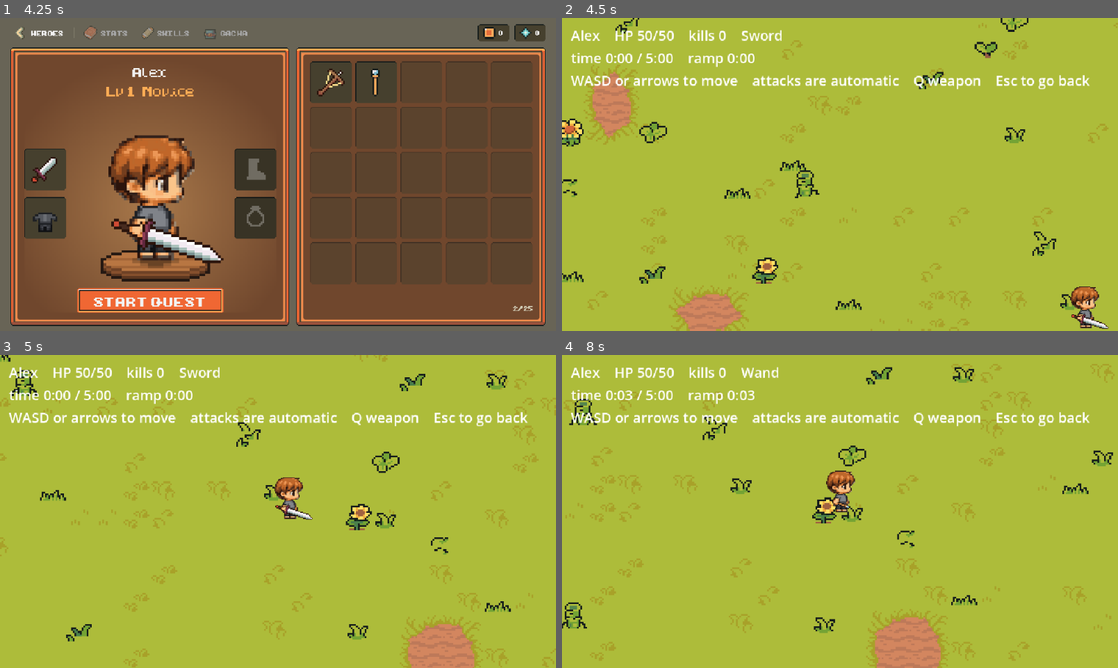
Above: before the commit, frames 1-4 (two rows, left to right).
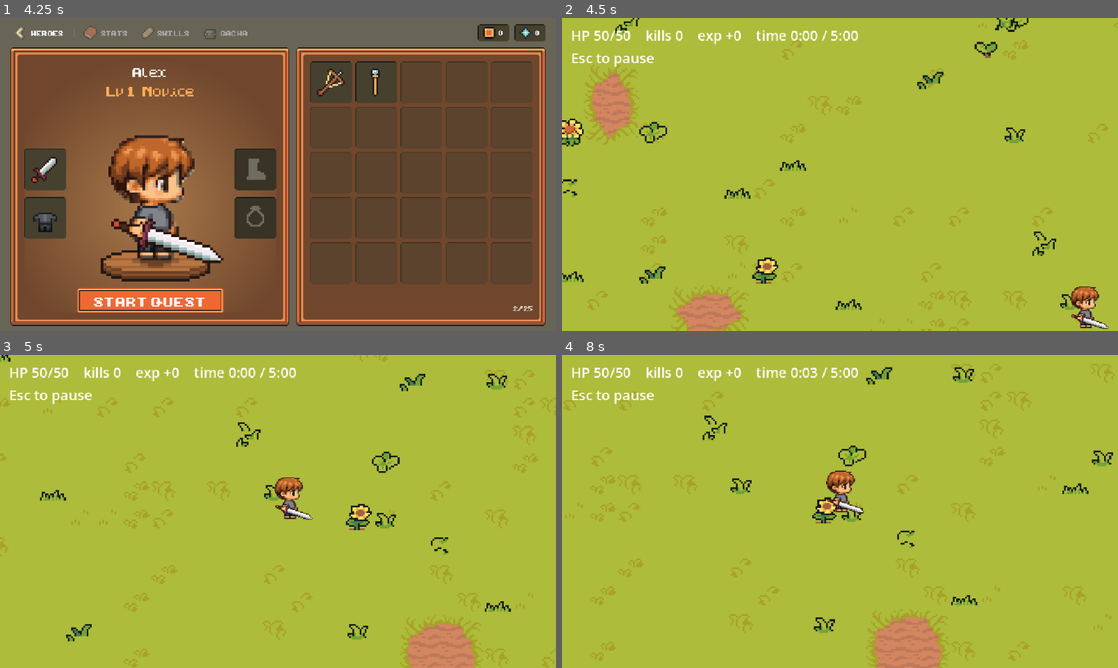
Above: after the commit, the same moments.

Repository: tthung1997/miniquest
Game: Godot game, scene res://scenes/main.tscn
Two runs of this game, one before a commit and one after it. Both use one fixed random seed, a clock stepped at 60 frames per second and the inputs below.
Inputs (mouse positions are in pixels of both pictures, inside the frame that each line leads up to):
- Up to frame 1 (4.25 s): click "+ NEW HERO" at 0.5 s; click (278, 177) at 1.27 s; type "Alex" at 1.35 s; click "+ NEW HERO" at 2 s; click "CREATE" at 2.75 s; click "PLAY" at 3.5 s
- Up to frame 2 (4.5 s): click "START QUEST" at 4.25 s
- Up to frame 3 (5 s): no input
- Up to frame 4 (8 s): tap Enter at 5 s; move the mouse to (962, 495) at 5.02 s; hold D (move_right) 5.03-5.75 s; tap Q at 5.1, 6.8 s; click (962, 495) at 5.17 s; tap Space at 5.27, 5.57 s; drag from (728, 527) to (851, 511) at 5.77 s; move the mouse to (895, 442) at 6.52 s; hold D (move_right) 6.53-7.25 s; tap E at 6.6 s; click (895, 442) at 6.67 s; drag from (812, 574) to (573, 411) at 7.27 s

Frame 1 is identical in both runs. In frame 2, 3.2% of the frame differs, in the area x 1-95%, y 0-58%; in frame 3, 3.1%; in frame 4, 3.4%, in the area x 0-95%, y 3-88%.

Commit message:
Add the arena run with pause, retreat and a results panel
Replace the dev Playground with an ArenaRun scene. A run ends when the hero
survives the quest's duration, dies, or retreats from the pause menu (after a
confirmation); each shows a results panel with the time, kills and experience
earned, then hands a RunResult back to Main, which banks the experience into
the hero and saves. Enemies now carry an experience value.

Co-authored-by: Copilot App <223556219+Copilot@users.noreply.github.com>
Copilot-Session: f24a3e11-bd0c-4a47-b21e-aea8bc2387da

Diff:
--- a/resources/enemies/bamboo.tres
+++ b/resources/enemies/bamboo.tres
@@ -10,3 +10,4 @@
 frames = ExtResource("2_frames")
 max_health = 12.0
 speed = 38.0
+experience = 2
--- a/scenes/dev/playground.tscn
+++ /dev/null
@@ -1,48 +0,0 @@
-[gd_scene format=3 uid="uid://8gpx8i1pf80i"]
-
-[ext_resource type="Script" uid="uid://y125nri5fxcv" path="res://scripts/dev/playground.gd" id="1_cp0t2"]
-[ext_resource type="PackedScene" uid="uid://dj41ukjd6bc1x" path="res://scenes/hero.tscn" id="2_7qj6t"]
-[ext_resource type="PackedScene" path="res://scenes/arena/meadow.tscn" id="3_meadow"]
-[ext_resource type="PackedScene" path="res://scenes/enemies/enemy.tscn" id="4_enemy"]
-[ext_resource type="Resource" path="res://resources/enemies/bamboo.tres" id="5_bamboo"]
-[ext_resource type="Script" path="res://scripts/quests/run_director.gd" id="6_director"]
-[ext_resource type="Resource" path="res://resources/quests/meadow_run.tres" id="7_quest"]
-
-[node name="Playground" type="Node2D" unique_id=779494191]
-y_sort_enabled = true
-script = ExtResource("1_cp0t2")
-
-[node name="Meadow" parent="." instance=ExtResource("3_meadow")]
-
-[node name="Hero" parent="." unique_id=839245312 instance=ExtResource("2_7qj6t")]
-
-[node name="Camera" type="Camera2D" parent="Hero" unique_id=1826127716]
-limit_smoothed = true
-position_smoothing_enabled = true
-position_smoothing_speed = 6.0
-
-[node name="Projectiles" type="Node2D" parent="."]
-z_index = 1
-
-[node name="RunDirector" type="Node" parent="." node_paths=PackedStringArray("hero", "arena", "enemy_parent")]
-script = ExtResource("6_director")
-quest = ExtResource("7_quest")
-enemy_scene = ExtResource("4_enemy")
-enemy_data = ExtResource("5_bamboo")
-hero = NodePath("../Hero")
-arena = NodePath("../Meadow")
-enemy_parent = NodePath("..")
-
-[node name="HUD" type="CanvasLayer" parent="." unique_id=354693256]
-
-[node name="Root" type="Control" parent="HUD" unique_id=1893908771]
-layout_mode = 3
-anchors_preset = 0
-mouse_filter = 2
-
-[node name="Readout" type="Label" parent="HUD/Root" unique_id=216641022]
-layout_mode = 0
-offset_left = 10.0
-offset_top = 8.0
-offset_right = 430.0
-offset_bottom = 70.0
--- a/scenes/main.tscn
+++ b/scenes/main.tscn
@@ -2,11 +2,11 @@
 
 [ext_resource type="Script" path="res://scripts/main.gd" id="1_main"]
 [ext_resource type="PackedScene" path="res://scenes/ui/character_select.tscn" id="2_select"]
-[ext_resource type="PackedScene" uid="uid://8gpx8i1pf80i" path="res://scenes/dev/playground.tscn" id="3_playground"]
+[ext_resource type="PackedScene" path="res://scenes/quests/arena_run.tscn" id="3_arena_run"]
 [ext_resource type="PackedScene" path="res://scenes/ui/hub.tscn" id="4_hub"]
 
 [node name="Main" type="Node"]
 script = ExtResource("1_main")
 character_select_scene = ExtResource("2_select")
 hub_scene = ExtResource("4_hub")
-playground_scene = ExtResource("3_playground")
+arena_run_scene = ExtResource("3_arena_run")
--- /dev/null
+++ b/scenes/quests/arena_run.tscn
@@ -0,0 +1,64 @@
+[gd_scene format=3]
+
+[ext_resource type="Script" path="res://scripts/quests/arena_run.gd" id="1_run"]
+[ext_resource type="PackedScene" uid="uid://dj41ukjd6bc1x" path="res://scenes/hero.tscn" id="2_hero"]
+[ext_resource type="PackedScene" path="res://scenes/arena/meadow.tscn" id="3_meadow"]
+[ext_resource type="PackedScene" path="res://scenes/enemies/enemy.tscn" id="4_enemy"]
+[ext_resource type="Resource" path="res://resources/enemies/bamboo.tres" id="5_bamboo"]
+[ext_resource type="Script" path="res://scripts/quests/run_director.gd" id="6_director"]
+[ext_resource type="Resource" path="res://resources/quests/meadow_run.tres" id="7_quest"]
+[ext_resource type="PackedScene" path="res://scenes/ui/pause_menu.tscn" id="8_pause"]
+[ext_resource type="PackedScene" path="res://scenes/ui/confirm_dialog.tscn" id="9_confirm"]
+[ext_resource type="PackedScene" path="res://scenes/ui/run_end_panel.tscn" id="10_end"]
+
+[node name="ArenaRun" type="Node2D"]
+y_sort_enabled = true
+script = ExtResource("1_run")
+
+[node name="Meadow" parent="." instance=ExtResource("3_meadow")]
+
+[node name="Hero" parent="." instance=ExtResource("2_hero")]
+
+[node name="Camera" type="Camera2D" parent="Hero"]
+limit_smoothed = true
+position_smoothing_enabled = true
+position_smoothing_speed = 6.0
+
+[node name="Projectiles" type="Node2D" parent="."]
+z_index = 1
+
+[node name="RunDirector" type="Node" parent="." node_paths=PackedStringArray("hero", "arena", "enemy_parent")]
+script = ExtResource("6_director")
+quest = ExtResource("7_quest")
+enemy_scene = ExtResource("4_enemy")
+enemy_data = ExtResource("5_bamboo")
+hero = NodePath("../Hero")
+arena = NodePath("../Meadow")
+enemy_parent = NodePath("..")
+
+[node name="HUD" type="CanvasLayer" parent="."]
+
+[node name="Root" type="Control" parent="HUD"]
+layout_mode = 3
+anchors_preset = 0
+mouse_filter = 2
+
+[node name="Readout" type="Label" parent="HUD/Root"]
+layout_mode = 0
+offset_left = 10.0
+offset_top = 8.0
+offset_right = 430.0
+offset_bottom = 54.0
+
+[node name="Overlay" type="CanvasLayer" parent="."]
+process_mode = 3
+layer = 2
+
+[node name="PauseMenu" parent="Overlay" instance=ExtResource("8_pause")]
+unique_name_in_owner = true
+
+[node name="RetreatDialog" parent="Overlay" instance=ExtResource("9_confirm")]
+unique_name_in_owner = true
+
+[node name="EndPanel" parent="Overlay" instance=ExtResource("10_end")]
+unique_name_in_owner = true
--- a/scenes/ui/hub.tscn
+++ b/scenes/ui/hub.tscn
@@ -296,7 +296,7 @@
 custom_minimum_size = Vector2(168, 28)
 layout_mode = 2
 size_flags_horizontal = 4
-tooltip_text = "Explore the test playground until the arena is ready"
+tooltip_text = "Start the arena run"
 theme_override_font_sizes/font_size = 16
 disabled = true
 text = "START QUEST"
--- /dev/null
+++ b/scenes/ui/pause_menu.tscn
@@ -0,0 +1,59 @@
+[gd_scene format=3]
+
+[ext_resource type="Script" path="res://scripts/ui/pause_menu.gd" id="1_menu"]
+[ext_resource type="Theme" uid="uid://dfkxfcug6tuv3" path="res://resources/ui/wood_theme.tres" id="2_theme"]
+
+[node name="PauseMenu" type="Control"]
+layout_mode = 3
+anchors_preset = 15
+anchor_right = 1.0
+anchor_bottom = 1.0
+grow_horizontal = 2
+grow_vertical = 2
+theme = ExtResource("2_theme")
+script = ExtResource("1_menu")
+
+[node name="Dim" type="ColorRect" parent="."]
+layout_mode = 1
+anchors_preset = 15
+anchor_right = 1.0
+anchor_bottom = 1.0
+grow_horizontal = 2
+grow_vertical = 2
+color = Color(0, 0, 0, 0.6)
+
+[node name="Center" type="CenterContainer" parent="."]
+layout_mode = 1
+anchors_preset = 15
+anchor_right = 1.0
+anchor_bottom = 1.0
+grow_horizontal = 2
+grow_vertical = 2
+mouse_filter = 2
+
+[node name="Panel" type="PanelContainer" parent="Center"]
+custom_minimum_size = Vector2(160, 0)
+layout_mode = 2
+
+[node name="Plate" type="PanelContainer" parent="Center/Panel"]
+layout_mode = 2
+theme_type_variation = &"InteriorPanel"
+
+[node name="Content" type="VBoxContainer" parent="Center/Panel/Plate"]
+layout_mode = 2
+theme_override_constants/separation = 6
+
+[node name="Title" type="Label" parent="Center/Panel/Plate/Content"]
+layout_mode = 2
+text = "PAUSED"
+horizontal_alignment = 1
+
+[node name="ResumeButton" type="Button" parent="Center/Panel/Plate/Content"]
+unique_name_in_owner = true
+layout_mode = 2
+text = "RESUME"
+
+[node name="RetreatButton" type="Button" parent="Center/Panel/Plate/Content"]
+unique_name_in_owner = true
+layout_mode = 2
+text = "RETREAT"
--- /dev/null
+++ b/scenes/ui/run_end_panel.tscn
@@ -0,0 +1,61 @@
+[gd_scene format=3]
+
+[ext_resource type="Script" path="res://scripts/ui/run_end_panel.gd" id="1_panel"]
+[ext_resource type="Theme" uid="uid://dfkxfcug6tuv3" path="res://resources/ui/wood_theme.tres" id="2_theme"]
+
+[node name="RunEndPanel" type="Control"]
+layout_mode = 3
+anchors_preset = 15
+anchor_right = 1.0
+anchor_bottom = 1.0
+grow_horizontal = 2
+grow_vertical = 2
+theme = ExtResource("2_theme")
+script = ExtResource("1_panel")
+
+[node name="Dim" type="ColorRect" parent="."]
+layout_mode = 1
+anchors_preset = 15
+anchor_right = 1.0
+anchor_bottom = 1.0
+grow_horizontal = 2
+grow_vertical = 2
+color = Color(0, 0, 0, 0.6)
+
+[node name="Center" type="CenterContainer" parent="."]
+layout_mode = 1
+anchors_preset = 15
+anchor_right = 1.0
+anchor_bottom = 1.0
+grow_horizontal = 2
+grow_vertical = 2
+mouse_filter = 2
+
+[node name="Panel" type="PanelContainer" parent="Center"]
+custom_minimum_size = Vector2(220, 0)
+layout_mode = 2
+
+[node name="Plate" type="PanelContainer" parent="Center/Panel"]
+layout_mode = 2
+theme_type_variation = &"InteriorPanel"
+
+[node name="Content" type="VBoxContainer" parent="Center/Panel/Plate"]
+layout_mode = 2
+theme_override_constants/separation = 8
+
+[node name="Title" type="Label" parent="Center/Panel/Plate/Content"]
+unique_name_in_owner = true
+layout_mode = 2
+text = "QUEST COMPLETE"
+horizontal_alignment = 1
+
+[node name="Details" type="Label" parent="Center/Panel/Plate/Content"]
+unique_name_in_owner = true
+layout_mode = 2
+text = "Time    0:00 / 5:00"
+horizontal_alignment = 1
+
+[node name="ContinueButton" type="Button" parent="Center/Panel/Plate/Content"]
+unique_name_in_owner = true
+layout_mode = 2
+text = "CONTINUE"
--- a/scripts/dev/playground.gd
+++ /dev/null
@@ -1,141 +0,0 @@
-class_name Playground
-extends Node2D
-## Walkable test area for driving the hero around with the keyboard.
-##
-## The hero walks the meadow arena, which is larger than the 640x360 viewport,
-## so the camera follows and its limits are exercised at the tree line. Not
-## shipped game code; it exists to check movement, facing, animation switching,
-## auto-attack, combat and the run's ramp by hand. The hero attacks on its own,
-## a RunDirector sends enemies in from beyond the screen along the quest's ramp,
-## and Q cycles the weapon.
-
-## Raised when the player asks to leave, so whatever opened this scene can
-## return to the hub. Nothing listens when the scene is run on its own.
-signal back_requested
-
-const WEAPON_IDS: Array[StringName] = [&"sword", &"crossbow", &"wand"]
-
-var _hero_name: String = ""
-var _kills: int = 0
-var _survived: bool = false
-var _run_started: bool = false
-
-@onready var hero: Hero = $Hero
-@onready var _arena: ArenaMap = $Meadow
-@onready var _camera: Camera2D = $Hero/Camera
-## Kept above the y-sorted hero and trees, so shots are never hidden.
-@onready var _projectiles: Node2D = $Projectiles
-@onready var _director: RunDirector = $RunDirector
-@onready var _readout: Label = $HUD/Root/Readout
-
-
-func _ready() -> void:
-	# Run on its own there is no saved hero to dress from, so start armed.
-	if hero.weapon == null:
-		hero.wield(WeaponItem.create(WEAPON_IDS[0]))
-	hero.position = _arena.position + _arena.playable_rect.get_center()
-	var limits: Rect2i = Rect2i(_arena.map_rect)
-	limits.position += Vector2i(_arena.position)
-	_camera.limit_left = limits.position.x
-	_camera.limit_top = limits.position.y
-	_camera.limit_right = limits.end.x
-	_camera.limit_bottom = limits.end.y
-	hero.projectile_released.connect(_on_hero_projectile_released)
-	hero.died.connect(_director.stop)
-	_director.enemy_killed.connect(_on_enemy_killed)
-	_director.survived.connect(_on_run_survived)
-	# A saved hero is shown right after this scene is added, which starts the
-	# run at their level; this only covers the scene being run on its own.
-	_start_standalone_run.call_deferred()
-	_refresh()
-
-
-## Dress the hero as `data`, name them in the readout, and start the run at
-## their level.
-func show_hero(data: HeroData) -> void:
-	_hero_name = data.hero_name
-	hero.apply(data)
-	_start_run(data.level)
-	_refresh()
-
-
-func _process(_delta: float) -> void:
-	_refresh()
-
-
-func _unhandled_input(event: InputEvent) -> void:
-	if event.is_action_pressed(&"ui_cancel") and not event.is_echo():
-		get_viewport().set_input_as_handled()
-		back_requested.emit()
-		return
-
-	if event is InputEventKey and event.is_pressed() and not event.is_echo():
-		var key: InputEventKey = event
-		if key.physical_keycode == KEY_Q:
-			get_viewport().set_input_as_handled()
-			_cycle_weapon()
-
-
-## Step to the next weapon in WEAPON_IDS, starting from the sword when the
-## hero holds nothing or something not in the list.
-func _cycle_weapon() -> void:
-	var index: int = -1
-	if hero.weapon != null:
-		index = WEAPON_IDS.find(hero.weapon.weapon_id)
-	var item: WeaponItem = WeaponItem.create(WEAPON_IDS[(index + 1) % WEAPON_IDS.size()])
-	if item == null:
-		return
-	hero.wield(item)
-	_refresh()
-
-
-func _start_standalone_run() -> void:
-	if not _run_started:
-		_start_run(1)
-
-
-func _start_run(level: int) -> void:
-	_run_started = true
-	_director.start(level)
-
-
-func _on_enemy_killed(_enemy: Enemy) -> void:
-	_kills += 1
-
-
-func _on_run_survived() -> void:
-	_survived = true
-
-
-func _on_hero_projectile_released(projectile: Projectile) -> void:
-	_projectiles.add_child(projectile)
-
-
-func _refresh() -> void:
-	var status: String = "HP %d/%d" % [ceili(hero.health.current), roundi(hero.health.maximum)]
-	if hero.is_dead():
-		status = "DEFEATED"
-	elif _survived:
-		status = "SURVIVED"
-	_readout.text = (
-		"%s%s    kills %d    %s\n"
-		% [
-			"" if _hero_name.is_empty() else _hero_name + "    ",
-			status,
-			_kills,
-			hero.weapon.get_display_name() if hero.weapon != null else "no weapon",
-		]
-		+ "time %s / %s    ramp %s\n"
-		% [
-			_clock(_director.elapsed),
-			_clock(_director.quest.duration),
-			_clock(_director.ramp_time()),
-		]
-		+ "WASD or arrows to move    attacks are automatic    Q weapon    Esc to go back"
-	)
-
-
-## `seconds` as minutes and seconds, such as 4:05.
-func _clock(seconds: float) -> String:
-	var whole: int = floori(seconds)
-	return "%d:%02d" % [floori(whole / 60.0), whole % 60]
--- a/scripts/enemies/enemy_data.gd
+++ b/scripts/enemies/enemy_data.gd
@@ -19,3 +19,7 @@
 @export_range(0.0, 1000.0, 0.5) var contact_damage: float = 5.0
 ## Seconds between one enemy's hits while it keeps touching the hero.
 @export_range(0.1, 5.0, 0.05, "suffix:s") var contact_interval: float = 1.0
+
+@export_group("Rewards")
+## Experience the hero earns for killing one.
+@export_range(0, 1000) var experience: int = 1
--- a/scripts/heroes/hero_data.gd
+++ b/scripts/heroes/hero_data.gd
@@ -129,6 +129,13 @@
 	return true
 
 
+## Add what a finished run earned. Experience is a running total for now;
+## turning it into levels waits for level-up stat growth.
+func bank_run(result: RunResult) -> void:
+	experience += result.experience
+	emit_changed()
+
+
 ## The item worn in `slot`, or null when it is empty.
 func equipped(slot: EquipmentItem.Slot) -> EquipmentItem:
 	match slot:
--- a/scripts/main.gd
+++ b/scripts/main.gd
@@ -8,7 +8,7 @@
 
 @export var character_select_scene: PackedScene
 @export var hub_scene: PackedScene
-@export var playground_scene: PackedScene
+@export var arena_run_scene: PackedScene
 
 var _current: Node = null
 var _slot: int = -1
@@ -16,8 +16,8 @@
 
 
 func _ready() -> void:
-	if character_select_scene == null or hub_scene == null or playground_scene == null:
-		push_error("Main: CharacterSelect, Hub and Playground scenes must be wired.")
+	if character_select_scene == null or hub_scene == null or arena_run_scene == null:
+		push_error("Main: CharacterSelect, Hub and ArenaRun scenes must be wired.")
 		return
 	_show_character_select()
 
@@ -51,20 +51,27 @@
 		return
 	hub.show_hero(_hero)
 	hub.hero_changed.connect(_save_hero)
-	hub.quest_requested.connect(_show_playground)
+	hub.quest_requested.connect(_show_arena_run)
 	hub.change_hero_requested.connect(_show_character_select)
 	_swap_to(hub)
 
 
-func _show_playground() -> void:
-	var playground: Node = playground_scene.instantiate()
-	if playground is not Playground:
-		push_error("Main: playground_scene must have a Playground root.")
-		playground.free()
+func _show_arena_run() -> void:
+	var run: Node = arena_run_scene.instantiate()
+	if run is not ArenaRun:
+		push_error("Main: arena_run_scene must have an ArenaRun root.")
+		run.free()
 		return
-	playground.back_requested.connect(_show_hub)
-	_swap_to(playground)
-	playground.show_hero(_hero)
+	run.finished.connect(_on_run_finished)
+	_swap_to(run)
+	run.show_hero(_hero)
+
+
+## Bank what the run earned, save it, and go home.
+func _on_run_finished(result: RunResult) -> void:
+	_hero.bank_run(result)
+	_save_hero()
+	_show_hub()
 
 
 ## HeroSaves reports its own failures; the hero stays usable in memory either way.
--- /dev/null
+++ b/scripts/quests/arena_run.gd
@@ -0,0 +1,171 @@
+class_name ArenaRun
+extends Node2D
+## One playthrough of the arena quest: the meadow, the hero, and a RunDirector
+## sending enemies in along the quest's ramp.
+##
+## A run ends three ways: the hero survives the quest's full duration (a win),
+## the hero dies, or the player retreats from the pause menu. A death and a
+## retreat are the same to the rewards (DESIGN.md section 6.5). Whichever it
+## is, the tree is paused behind a results panel until the player continues,
+## and then `finished` carries the RunResult to whoever banks it. The run
+## itself saves nothing and changes no scene.
+
+## The player pressed Continue on the results panel. The tree is no longer
+## paused, so whatever listens can swap scenes.
+signal finished(result: RunResult)
+
+## Seconds between the hero falling and the results panel, so the death is seen.
+const DEATH_DELAY: float = 0.75
+## Weapon given to a hero when this scene is run on its own.
+const STANDALONE_WEAPON: StringName = &"sword"
+const RETREAT_WARNING: String = (
+	"Retreating ends the run like a defeat: only the experience you earned is kept."
+)
+
+var _kills: int = 0
+var _experience: int = 0
+var _ending: bool = false
+var _result: RunResult = null
+var _run_started: bool = false
+
+@onready var hero: Hero = $Hero
+@onready var _arena: ArenaMap = $Meadow
+@onready var _camera: Camera2D = $Hero/Camera
+## Kept above the y-sorted hero and trees, so shots are never hidden.
+@onready var _projectiles: Node2D = $Projectiles
+@onready var _director: RunDirector = $RunDirector
+@onready var _readout: Label = $HUD/Root/Readout
+@onready var _pause_menu: PauseMenu = %PauseMenu
+@onready var _retreat_dialog: ConfirmDialog = %RetreatDialog
+@onready var _end_panel: RunEndPanel = %EndPanel
+
+
+func _ready() -> void:
+	# Run on its own there is no saved hero to dress from, so start armed.
+	if hero.weapon == null:
+		hero.wield(WeaponItem.create(STANDALONE_WEAPON))
+	hero.position = _arena.position + _arena.playable_rect.get_center()
+	var limits: Rect2i = Rect2i(_arena.map_rect)
+	limits.position += Vector2i(_arena.position)
+	_camera.limit_left = limits.position.x
+	_camera.limit_top = limits.position.y
+	_camera.limit_right = limits.end.x
+	_camera.limit_bottom = limits.end.y
+
+	hero.projectile_released.connect(_on_hero_projectile_released)
+	hero.died.connect(_on_hero_died)
+	_director.enemy_killed.connect(_on_enemy_killed)
+	_director.survived.connect(_on_run_survived)
+	_pause_menu.resume_requested.connect(_on_resume_requested)
+	_pause_menu.retreat_requested.connect(_on_retreat_requested)
+	_retreat_dialog.confirmed.connect(_end.bind(RunResult.Outcome.RETREATED))
+	_retreat_dialog.cancelled.connect(_pause_menu.open)
+	_end_panel.continue_pressed.connect(_on_continue_pressed)
+
+	# A saved hero is shown right after this scene is added, which starts the
+	# run at their level; this only covers the scene being run on its own.
+	_start_standalone_run.call_deferred()
+	_refresh()
+
+
+func _exit_tree() -> void:
+	# A pause left on would freeze whatever screen comes next.
+	if get_tree() != null:
+		get_tree().paused = false
+
+
+## Dress the hero as `data` and start the run at their level.
+func show_hero(data: HeroData) -> void:
+	hero.apply(data)
+	_start_run(data.level)
+	_refresh()
+
+
+func _process(_delta: float) -> void:
+	_refresh()
+
+
+func _unhandled_input(event: InputEvent) -> void:
+	if event.is_action_pressed(&"pause") and not event.is_echo() and not _ending:
+		get_viewport().set_input_as_handled()
+		get_tree().paused = true
+		_pause_menu.open()
+
+
+func _start_standalone_run() -> void:
+	if not _run_started:
+		_start_run(1)
+
+
+func _start_run(level: int) -> void:
+	_run_started = true
+	_director.start(level)
+
+
+## Finish the run as `outcome`, once: whatever ends it first wins.
+func _end(outcome: RunResult.Outcome) -> void:
+	if _result != null:
+		return
+	_ending = true
+	_director.stop()
+	_result = RunResult.new()
+	_result.outcome = outcome
+	_result.time_survived = _director.elapsed
+	_result.duration = _director.quest.duration
+	_result.kills = _kills
+	_result.experience = _experience
+	get_tree().paused = true
+	_end_panel.show_result(_result)
+
+
+func _on_hero_died() -> void:
+	if _ending:
+		return
+	_ending = true
+	_director.stop()
+	await get_tree().create_timer(DEATH_DELAY).timeout
+	if is_inside_tree():
+		_end(RunResult.Outcome.DIED)
+
+
+func _on_run_survived() -> void:
+	if not _ending:
+		_end(RunResult.Outcome.WON)
+
+
+func _on_enemy_killed(enemy: Enemy) -> void:
+	_kills += 1
+	_experience += enemy.data.experience
+
+
+func _on_resume_requested() -> void:
+	_pause_menu.close()
+	get_tree().paused = false
+
+
+func _on_retreat_requested() -> void:
+	_pause_menu.close()
+	_retreat_dialog.open(RETREAT_WARNING, "RETREAT", "KEEP FIGHTING")
+
+
+func _on_continue_pressed() -> void:
+	get_tree().paused = false
+	finished.emit(_result)
+
+
+func _on_hero_projectile_released(projectile: Projectile) -> void:
+	_projectiles.add_child(projectile)
+
+
+func _refresh() -> void:
+	_readout.text = (
+		"HP %d/%d    kills %d    exp +%d    time %s / %s\nEsc to pause"
+		% [
+			ceili(hero.health.current),
+			roundi(hero.health.maximum),
+			_kills,
+			_experience,
+			RunResult.clock(_director.elapsed),
+			RunResult.clock(_director.quest.duration),
+		]
+	)
--- /dev/null
+++ b/scripts/quests/run_result.gd
@@ -0,0 +1,27 @@
+class_name RunResult
+extends RefCounted
+## How an arena run ended and what it earned, handed from the run to whoever
+## banks it into the hero.
+##
+## Only experience is here so far. Gold and item drops arrive with pickups, and
+## are banked only on a win (DESIGN.md section 6.5).
+
+enum Outcome { WON, DIED, RETREATED }
+
+var outcome: Outcome = Outcome.DIED
+## Seconds survived, and the quest's full duration for comparison.
+var time_survived: float = 0.0
+var duration: float = 0.0
+var kills: int = 0
+## Experience from kills. Kept whichever way the run ended.
+var experience: int = 0
+
+
+func is_win() -> bool:
+	return outcome == Outcome.WON
+
+
+## `seconds` as minutes and seconds, such as 4:05.
+static func clock(seconds: float) -> String:
+	var whole: int = floori(seconds)
+	return "%d:%02d" % [floori(whole / 60.0), whole % 60]
--- /dev/null
+++ b/scripts/ui/pause_menu.gd
@@ -0,0 +1,34 @@
+class_name PauseMenu
+extends Control
+## The pause overlay: resume the run, or give it up.
+##
+## It only reports the player's choice. Pausing the tree, and what retreating
+## costs, are the run's business. Must keep processing while the tree is
+## paused, so whoever instances it sets its process mode to Always.
+
+signal resume_requested
+signal retreat_requested
+
+@onready var _resume_button: Button = %ResumeButton
+@onready var _retreat_button: Button = %RetreatButton
+
+
+func _ready() -> void:
+	_resume_button.pressed.connect(resume_requested.emit)
+	_retreat_button.pressed.connect(retreat_requested.emit)
+	hide()
+
+
+func open() -> void:
+	show()
+	_resume_button.grab_focus()
+
+
+func close() -> void:
+	hide()
+
+
+func _unhandled_input(event: InputEvent) -> void:
+	if visible and event.is_action_pressed(&"pause") and not event.is_echo():
+		get_viewport().set_input_as_handled()
+		resume_requested.emit()
--- /dev/null
+++ b/scripts/ui/run_end_panel.gd
@@ -0,0 +1,39 @@
+class_name RunEndPanel
+extends Control
+## The panel shown when a run ends: how it went and what it earned.
+##
+## It only displays a RunResult and reports Continue; banking the result and
+## leaving the run are the owner's business. Must keep processing while the
+## tree is paused, so whoever instances it sets its process mode to Always.
+
+signal continue_pressed
+
+const TITLES: Dictionary[RunResult.Outcome, String] = {
+	RunResult.Outcome.WON: "QUEST COMPLETE",
+	RunResult.Outcome.DIED: "DEFEATED",
+	RunResult.Outcome.RETREATED: "RETREATED",
+}
+
+@onready var _title: Label = %Title
+@onready var _details: Label = %Details
+@onready var _continue_button: Button = %ContinueButton
+
+
+func _ready() -> void:
+	_continue_button.pressed.connect(continue_pressed.emit)
+	hide()
+
+
+func show_result(result: RunResult) -> void:
+	_title.text = TITLES[result.outcome]
+	_details.text = (
+		"Time    %s / %s\nKills    %d\nExperience    +%d"
+		% [
+			RunResult.clock(result.time_survived),
+			RunResult.clock(result.duration),
+			result.kills,
+			result.experience,
+		]
+	)
+	show()
+	_continue_button.grab_focus()
Not shown, removed: scripts/dev/playground.gd.uid
Not shown, added: scripts/quests/arena_run.gd.uid
Not shown, added: scripts/quests/run_result.gd.uid
Not shown, added: scripts/ui/pause_menu.gd.uid
Not shown, added: scripts/ui/run_end_panel.gd.uid
Not shown, changed: DESIGN.md
